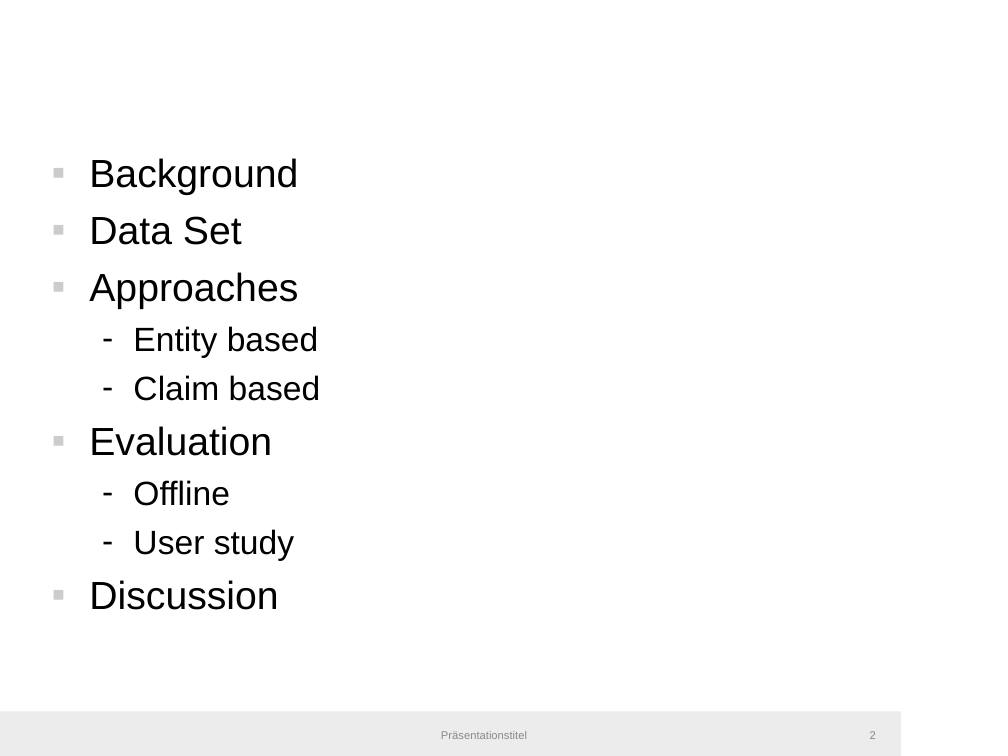
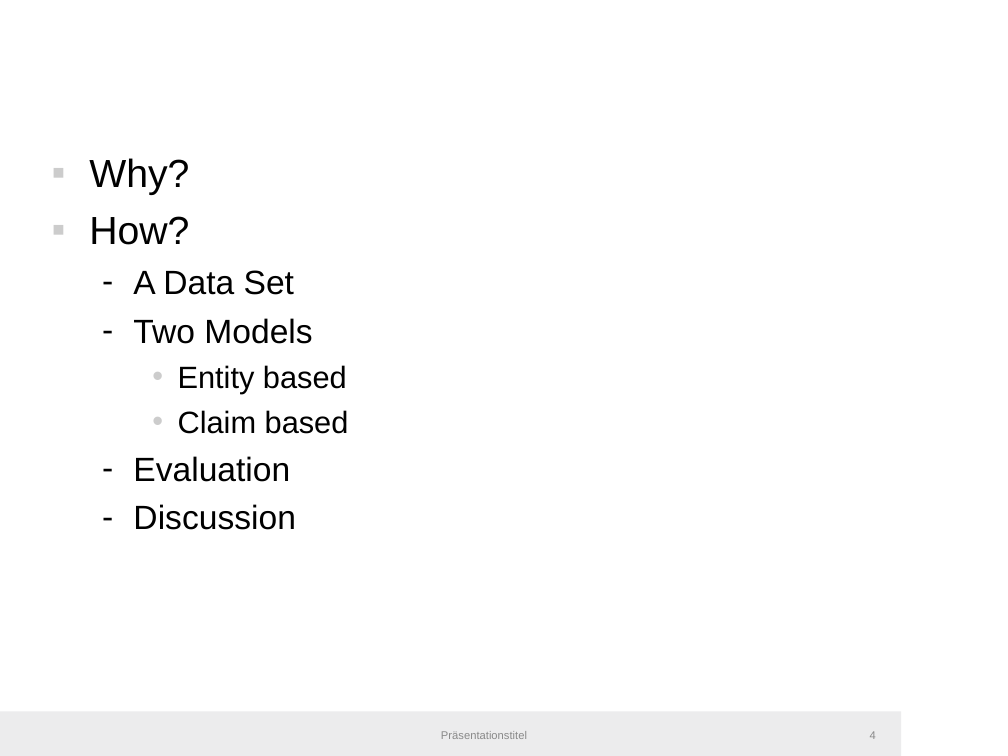
Before and after one commit to IllDepence/master_thesis, a slide deck: slide 4 of pres/pres.odp (slide 2 before the commit). Drawn at 1008x756 pixels with LibreOffice and Linux fonts; fonts in the diff are those of the drawing; background and template pictures are left out. Boxes give left, top, right and bottom in pixels: in the first picture for what was removed or moved away, otherwise in the second. Text is boxed around its words. In the diff, an @@ line names an element or a change of style, - is before the commit and + after.

```diff
--- a/pres/pres.odp
+++ b/pres/pres.odp
@@ text at box(89, 158, 312, 344): text changed; size 28 to 24 pt @@
-▪ Background
-▪ Data Set
-▪ Approaches
+▪ Why?
+▪ How?
+  – A Data Set
+  – Two Models
@@ text at box(133, 365, 349, 530): size 24 to 22 pt in "Entity based", "Claim based"; size 28 to 24 pt in "Evaluation", "Discussion"; bullet - to •; list level 2 to 3 in "Entity based"; bullet colour #000000 to #CCCCCC; list level 2 to 3 in "Claim based"; bullet ▪ to -; list level 1 to 2 in "Evaluation"; bullet colour #CCCCCC to #000000; list level 1 to 2 in "Discussion" @@
@@ text at box(133, 480, 294, 561): paragraphs removed @@
-  – Offline
-  – User study
@@ page number at box(870, 731, 876, 739): text changed @@
-2
+4
```
Also in this commit, not shown: 10 other slides changed, 10 slides added, 4 slides removed, 5 other files.
